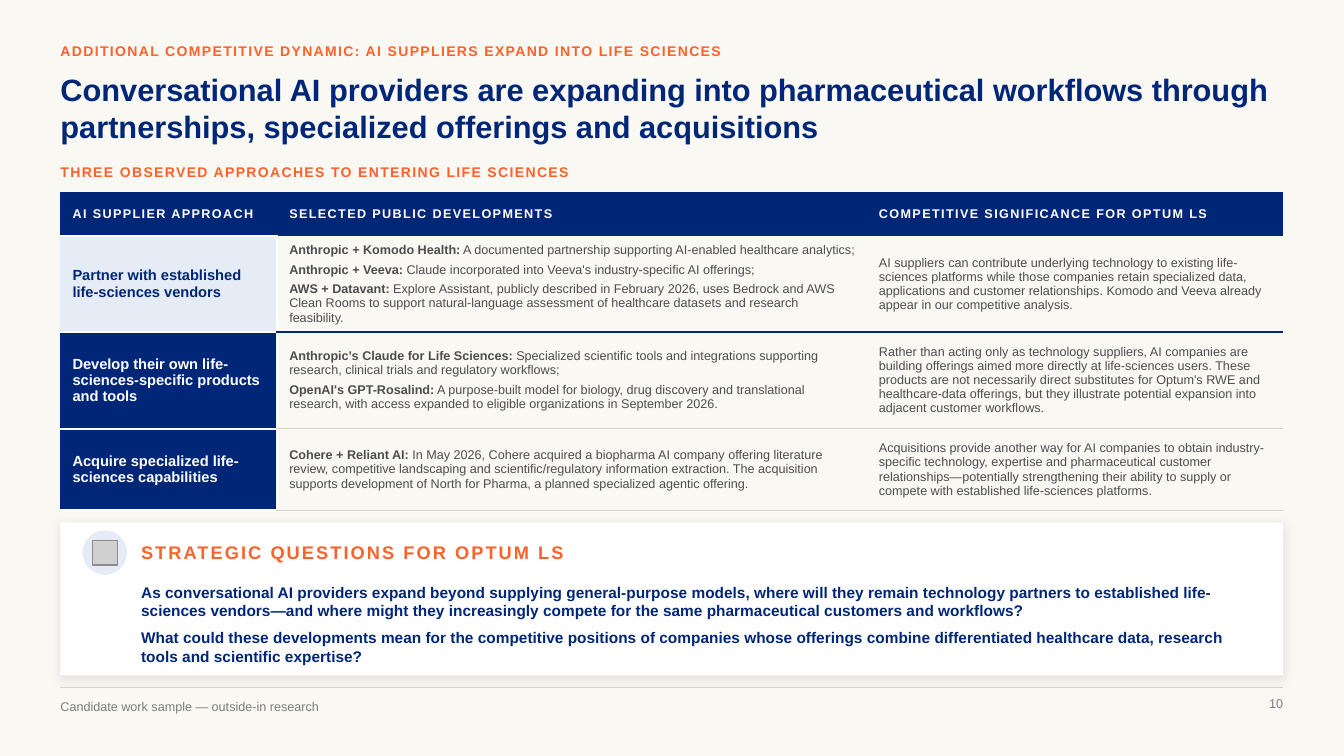
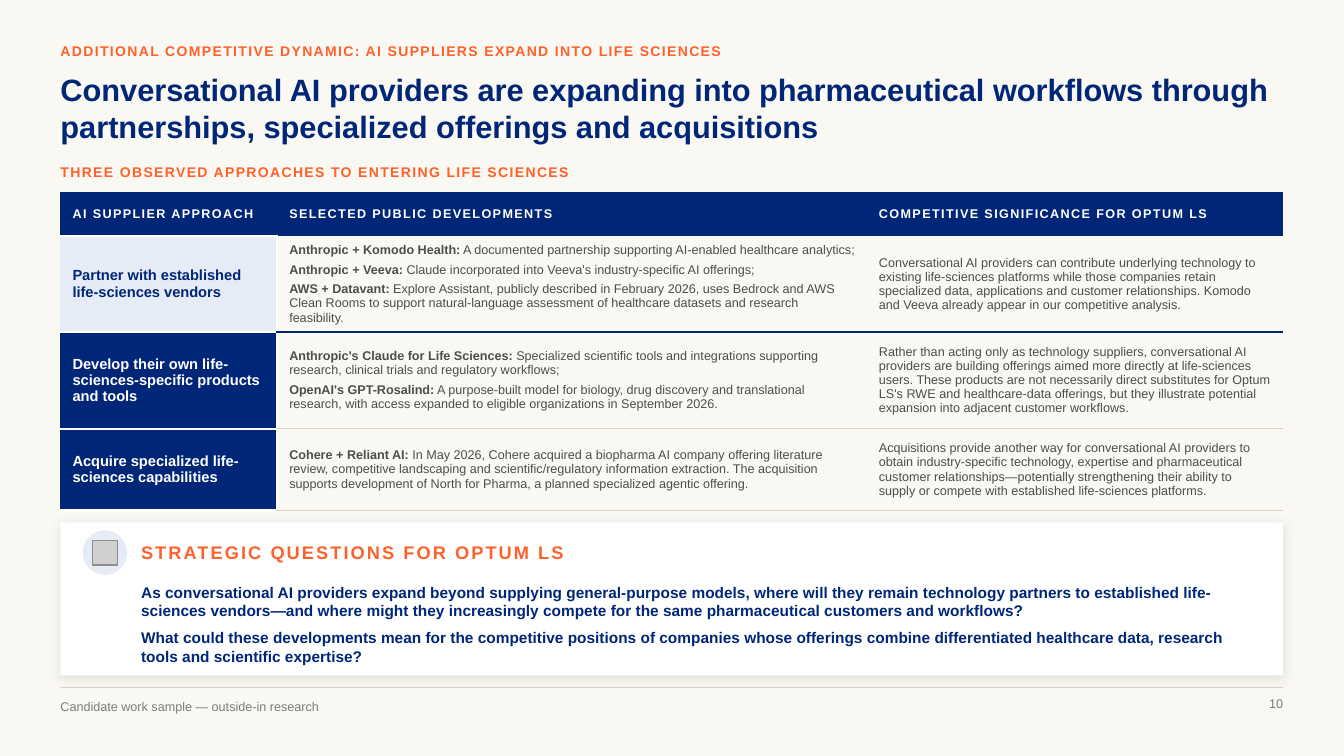
Before and after one commit to marinojt/test, a slide deck: slide 10 of deck/Optum-LS-Conversational-AI.pptx. Drawn at 1344x756 pixels with LibreOffice and Linux fonts; fonts in the diff are those of the drawing; grey boxes stand for pictures. Boxes give left, top, right and bottom in pixels: in the first picture for what was removed or moved away, otherwise in the second. Text is boxed around its words. In the diff, an @@ line names an element or a change of style, - is before the commit and + after.

```diff
--- a/deck/Optum-LS-Conversational-AI.pptx
+++ b/deck/Optum-LS-Conversational-AI.pptx
@@ table at (60,192,1284,502) @@
-row 2, column 3: AI suppliers can contribute underlying technology to existing life-sciences platforms while those companies retain specialized data, applications and customer relationships. Komodo and Veeva already appear in our competitive analysis.
+row 2, column 3: Conversational AI providers can contribute underlying technology to existing life-sciences platforms while those companies retain specialized data, applications and customer relationships. Komodo and Veeva already appear in our competitive analysis.
-row 3, column 3: Rather than acting only as technology suppliers, AI companies are building offerings aimed more directly at life-sciences users. These products are not necessarily direct substitutes for Optum's RWE and healthcare-data offerings, but they illustrate potential expansion into adjacent customer workflows.
+row 3, column 3: Rather than acting only as technology suppliers, conversational AI providers are building offerings aimed more directly at life-sciences users. These products are not necessarily direct substitutes for Optum LS's RWE and healthcare-data offerings, but they illustrate potential expansion into adjacent customer workflows.
-row 4, column 3: Acquisitions provide another way for AI companies to obtain industry-specific technology, expertise and pharmaceutical customer relationships—potentially strengthening their ability to supply or compete with established life-sciences platforms.
+row 4, column 3: Acquisitions provide another way for conversational AI providers to obtain industry-specific technology, expertise and pharmaceutical customer relationships—potentially strengthening their ability to supply or compete with established life-sciences platforms.
```
Also in this commit, not shown: 9 other slides changed, 12 other files.
